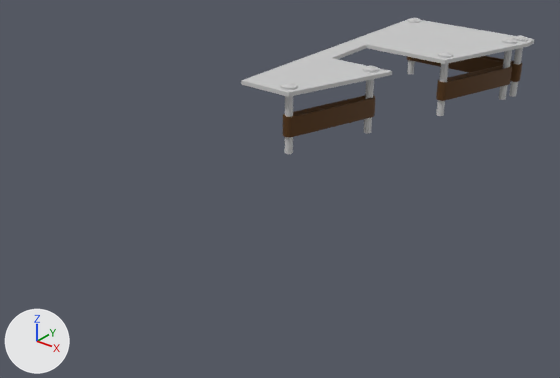
Two versions of the FBX model Kalevala Pinball/Assets/Models/Suomuhauki Island.FBX, one commit apart.
Camera for both pictures: a camera (50 mm lens) standing at (-0.021, -0.395, 0.148) and looking at (-0.235, -0.128, -0.018). Every picture has the same lights, and +X, +Y and +Z are marked at lower left. Where no turn or scale is listed for an object, it has been applied to the vertices.

The scene before the commit, as lines of its bpy script (objects in view):
```python
ob_bolt002 = bpy.data.objects.new('Bolt002', me_mesh_005)
ob_bolt002.parent = ob_bolts
ob_bolt002.location = (3.781, 4.705, 1.55)
ob_bolt003 = bpy.data.objects.new('Bolt003', me_mesh_004)
ob_bolt003.parent = ob_bolts
ob_bolt003.location = (2.268, 0.0871, 1.55)
ob_bolt005 = bpy.data.objects.new('Bolt005', me_mesh_008)
ob_bolt005.parent = ob_bolts
ob_bolt005.location = (0.585, -4.536, 1.55)
ob_bolt006 = bpy.data.objects.new('Bolt006', me_mesh_009)
ob_bolt006.parent = ob_bolts
ob_bolt006.location = (-0.927, -9.153, 1.55)
ob_bolts = bpy.data.objects.new('Bolts', None)
ob_bolts.parent = ob_mire_island
ob_bolts.location = (-22.4, -3.133, 1.75)
ob_cover = bpy.data.objects.new('Cover', me_mesh)
ob_cover.location = (-0.229, -0.0727, 0.004)
ob_plastic_rail = bpy.data.objects.new('Plastic Rail', me_mesh_002)
ob_plastic_rail.location = (-0.2276, 0.0246, 0.0142)
ob_plastic_rail001 = bpy.data.objects.new('Plastic Rail001', me_mesh_001)
ob_plastic_rail001.location = (-0.203, -0.0346, 0.0142)
ob_plastic_rail008 = bpy.data.objects.new('Plastic Rail008', me_mesh_003)
ob_plastic_rail008.location = (-0.2349, -0.127, 0.0142)
```
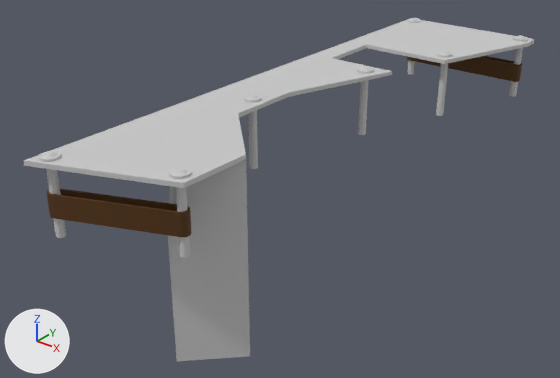
ob_bolts is not drawn itself; it is the parent of ob_bolt002, ob_bolt003, ob_bolt005, ob_bolt006.
ob_plastic_rails is not drawn itself; it is the parent of ob_untitled_001.

What differs and where, as boxes [x1, y1, x2, y2] in the pictures (560 x 378 px):
'Cover', reshaped (74% wider, 117% taller)
    before: [241, 20, 534, 97]
    after: [23, 20, 534, 188]
'Kickout Hole', added
    after: [168, 160, 250, 361]
'Plastic Rail012', added (brown)
    after: [46, 188, 192, 237]
'Plastic Rail008', deleted (brown)
    before: [283, 95, 375, 137]
'Plastic Rail001', deleted (brown)
    before: [436, 65, 512, 101]
'Bolt006', moved
    before: [281, 82, 298, 154]
    after: [244, 94, 261, 169]
'Bolt002', moved, turned, rescaled
    before: [499, 38, 517, 100]
    after: [39, 151, 66, 238]
'Bolt005', moved
    before: [363, 65, 379, 134]
    after: [357, 67, 373, 135]
'Bolt019', added
    after: [169, 167, 191, 258]
'Bolt003', moved
    before: [436, 51, 454, 116]
    after: [436, 51, 453, 116]

Edits to the bpy script that builds the scene:
```text
Change me_mesh:
    used by ob_cover; location = (-0.229, -0.0727, 0.004)
    remove me_mesh.from_pydata(...)  # 30 vertices, 20 faces; spans x -0.028..0.052, y -0.056..0.103, z 0.027..0.029
    add me_mesh.from_pydata(...)  # 33 vertices, 22 faces; spans x -0.028..0.052, y -0.177..0.103, z 0.027..0.029
    me_mesh part 1
    6 vertices are removed from x -0.028..-0.016, y -0.056..0.103, z 0.027..0.029
    12 faces are deleted
    1 vertex moves from x -0.016, y -0.056, z 0.027 to x 0.0, y -0.091, z 0.027
    9 vertices are added at x -0.028..0.032, y -0.177..-0.091, z 0.027..0.029
    14 new faces join them
Add me_mesh_1:
    me_mesh_1.from_pydata(...)  # 56 vertices, 42 faces; spans x -4.33..5.08, y -0.66..0.6, z -0.5..0.5
    me_mesh_1.materials.append(mat_dark_brown_plastic)  # brown #533200
Add me_mesh_010:
    me_mesh_010.from_pydata(...)  # 48 vertices, 59 faces; spans x -0.0269..0.0226, y -0.0226..0.0269, z -0.06..0.0304
    me_mesh_010.materials.append(mat_placeholder)  # light grey #cacaca
Add me_mesh_003_1:
    me_mesh_003_1.from_pydata(...)  # 73 vertices, 118 faces; spans x -0.4..0.4, y -0.4..0.4, z -3.3..0.2
    me_mesh_003_1.materials.append(mat_placeholder)  # light grey #cacaca
Remove ob_plastic_rail001:
    ob_plastic_rail001 = bpy.data.objects.new('Plastic Rail001', me_mesh_001)
    ob_plastic_rail001.location = (-0.203, -0.0346, 0.0142)
Change ob_bolt002:
    ob_bolt002.location: (3.781, 4.705, 1.55) -> (-3.405, -13.35, 1.55)
    ob_bolt002.rotation_euler: (0.0, 0.0, 0.0) -> (3.142, 0.0, 0.0)  # degrees (0, 0, 0) -> degrees (180, 0, 0)
    ob_bolt002.scale: (1.0, 1.0, 1.0) -> (-1.0, -1.0, -1.0)
Change ob_plastic_rails:
    ob_plastic_rails.location: (0.0, 0.0, 0.0) -> (-21.78, -10.9, 1.422)
Change ob_bolts:
    ob_bolts.location: (-22.4, -3.133, 1.75) -> (-21.78, -10.89, 1.75)
Change ob_bolt003:
    ob_bolt003.location: (2.268, 0.0871, 1.55) -> (1.606, 7.881, 1.55)
Remove ob_plastic_rail008:
    ob_plastic_rail008 = bpy.data.objects.new('Plastic Rail008', me_mesh_003)
    ob_plastic_rail008.location = (-0.2349, -0.127, 0.0142)
Change ob_bolt005:
    ob_bolt005.location: (0.585, -4.536, 1.55) -> (-0.153, 2.887, 1.55)
Change ob_bolt006:
    ob_bolt006.location: (-0.927, -9.153, 1.55) -> (-1.766, -3.755, 1.55)
Add ob_plastic_rail012:
    ob_plastic_rail012 = bpy.data.objects.new('Plastic Rail012', me_mesh_1)
    ob_plastic_rail012.parent = ob_plastic_rails
    ob_plastic_rail012.location = (-1.208, -12.48, 0.0)
    ob_plastic_rail012.rotation_euler = (0.0, -3.142, 0.356)  # degrees (0, -180, 20)
    ob_plastic_rail012.scale = (-0.612, -0.612, -1.0)
Add ob_kickout_hole:
    ob_kickout_hole = bpy.data.objects.new('Kickout Hole', me_mesh_010)
    ob_kickout_hole.location = (-0.2196, -0.1945, 0.0)
Add ob_bolt019:
    ob_bolt019 = bpy.data.objects.new('Bolt019', me_mesh_003_1)
    ob_bolt019.parent = ob_bolts
    ob_bolt019.location = (1.404, -11.39, 1.55)
    ob_bolt019.rotation_euler = (3.142, 0.0, 0.0)  # degrees (180, 0, 0)
    ob_bolt019.scale = (-1.0, -1.0, -1.0)
```
